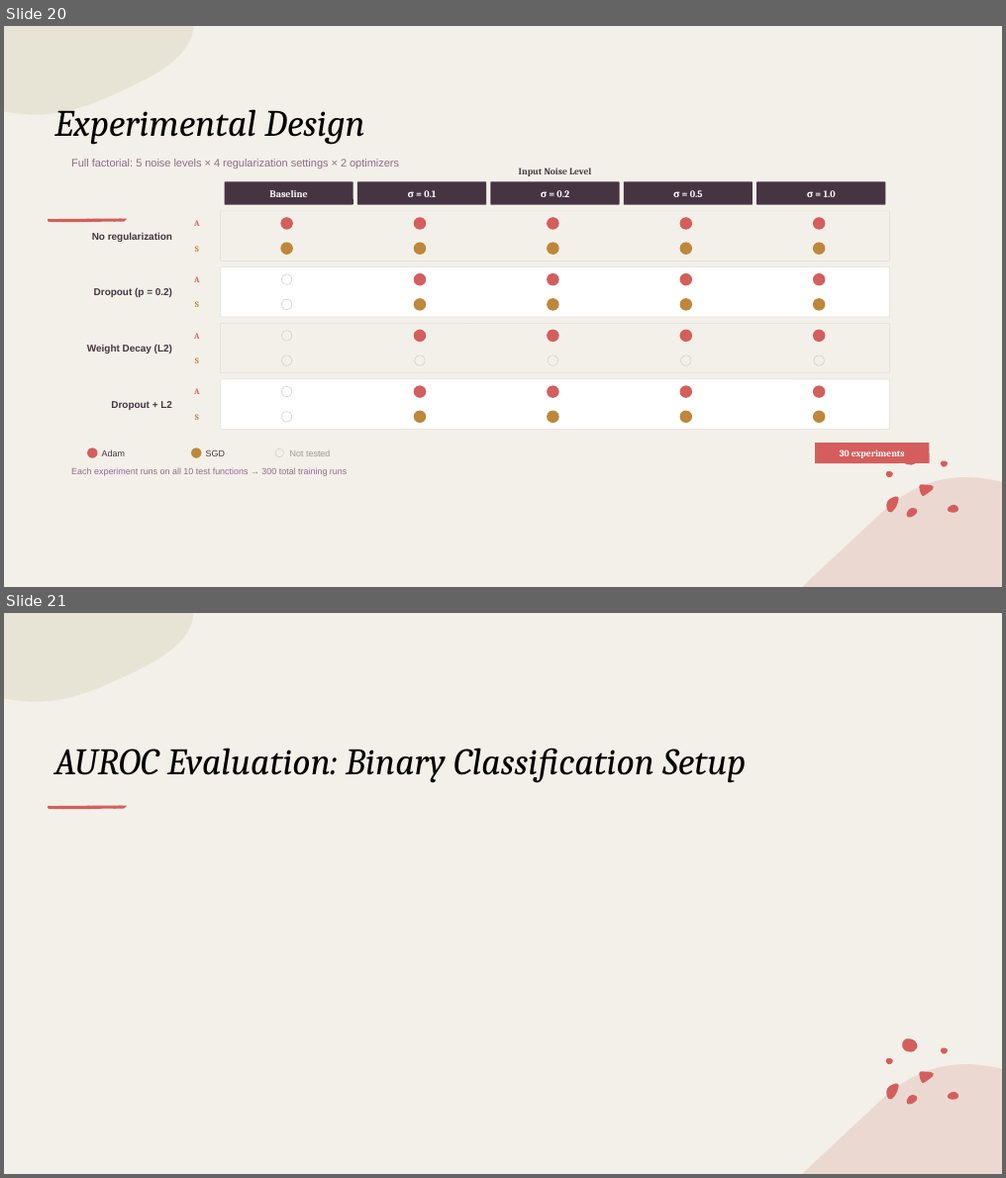
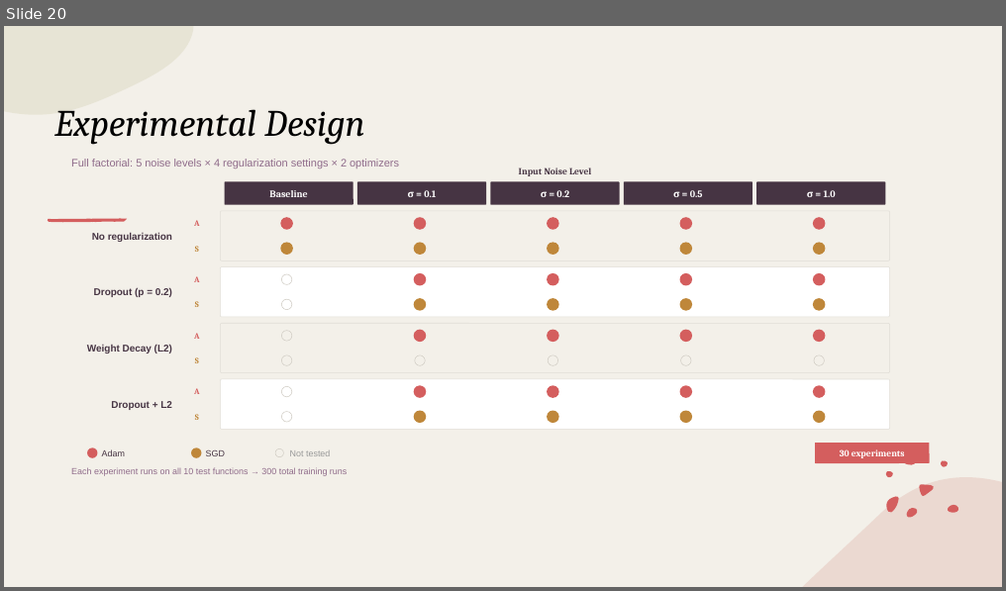
Before and after one commit to EdouarddDw/MLP-Interaction-Detection, a slide deck: mid term prezsention.pptx. Shown one above the other, each under a label of ours: slides 20 and 21 before the commit, slide 20 after it. The pictures are 1006x1178 and 1006x591 pixels, drawn with LibreOffice and Linux fonts; fonts in the diff are those of the drawing. Boxes give left, top, right and bottom in pixels: in the first picture for what was removed or moved away, otherwise in the second. Text is boxed around its words. In the diff, an @@ line names an element or a change of style, - is before the commit and + after.

```diff
--- a/mid term prezsention.pptx
+++ b/mid term prezsention.pptx
@@ slide 21 removed at bbox=[4, 613, 1002, 1174], background #F3F0E9; not listed: 14 template elements that a slide beside it also shows @@
@@ title removed at bbox=[54, 748, 746, 783] @@
-AUROC Evaluation: Binary Classification Setup
```
Also in this commit, not shown: 6 slides changed, 12 slides added, 6 other slides removed, 3 other files.
